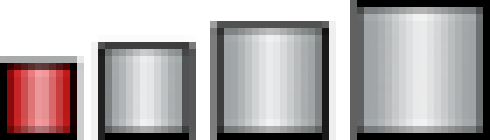
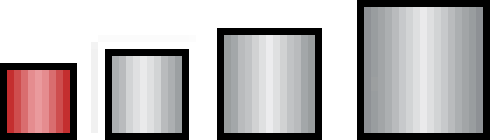
Layer changes from the first 490px x 140px image to the second:
painted on "Pasted Layer" over [0, 0, 483, 140]
added layer "Pasted Layer #1" over [0, 0, 483, 140]
